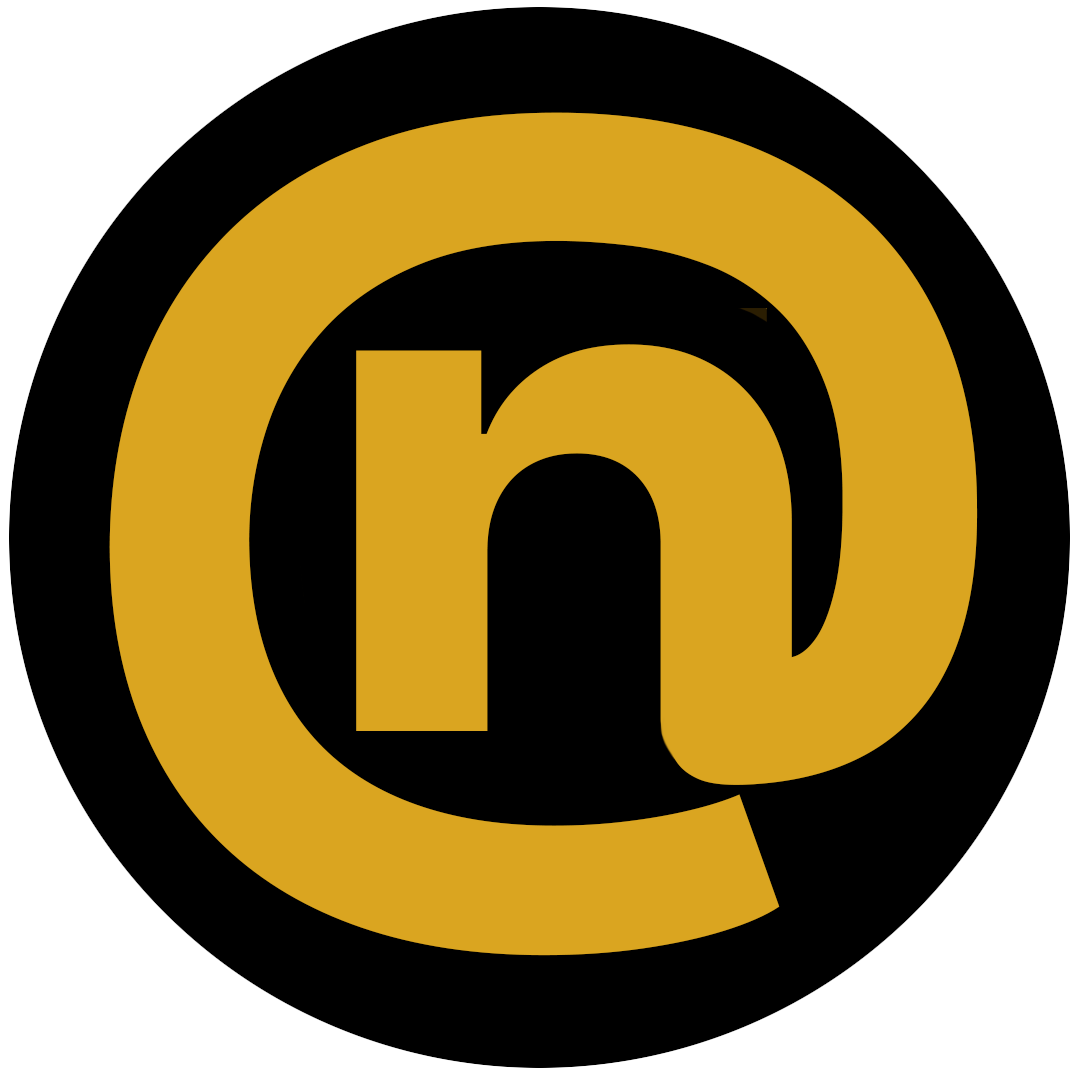
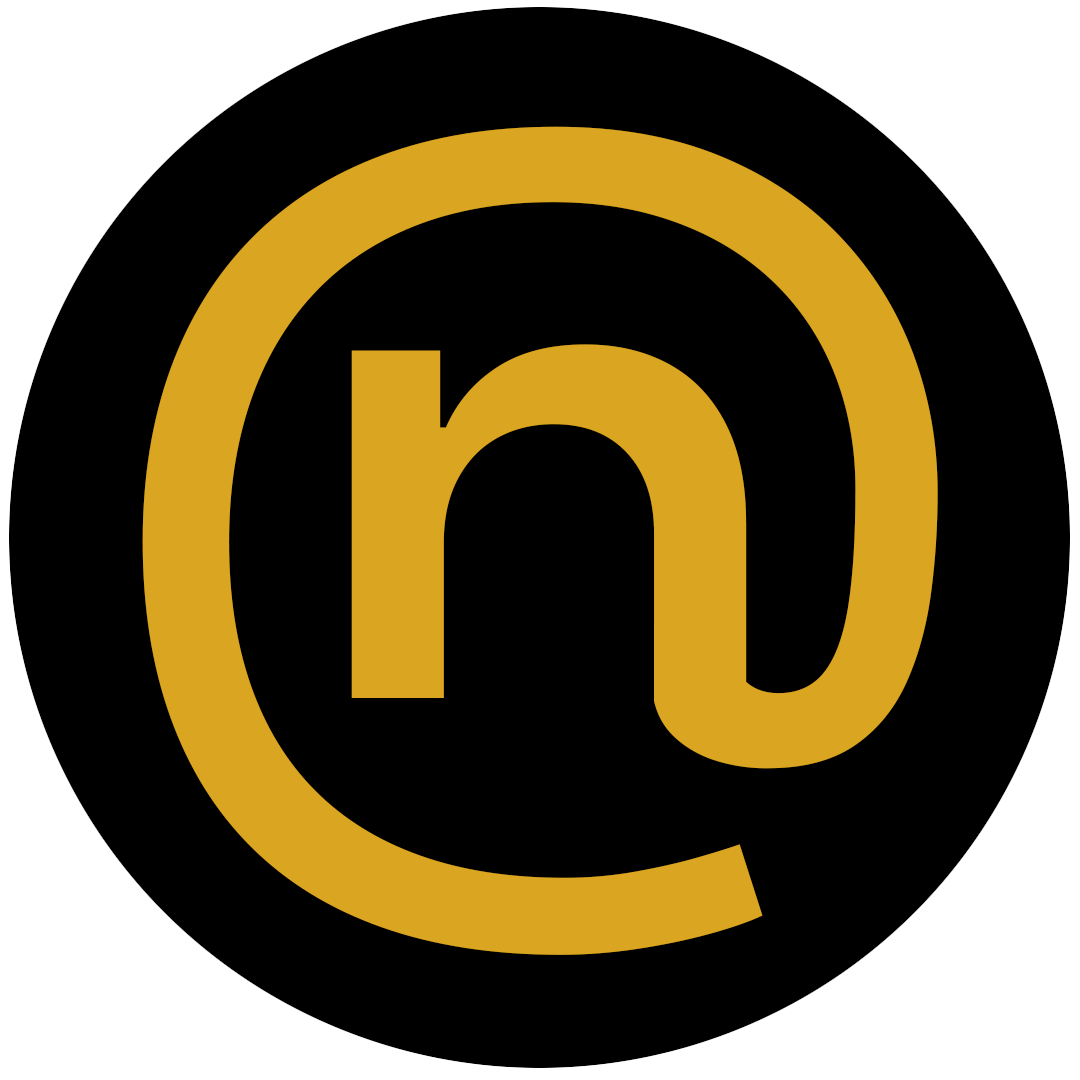
Layered file, before and after one edit (1080px x 1080px). Changes by layer:
painted on "n" over [351, 344, 792, 777]
painted on "@" over [109, 112, 978, 956]